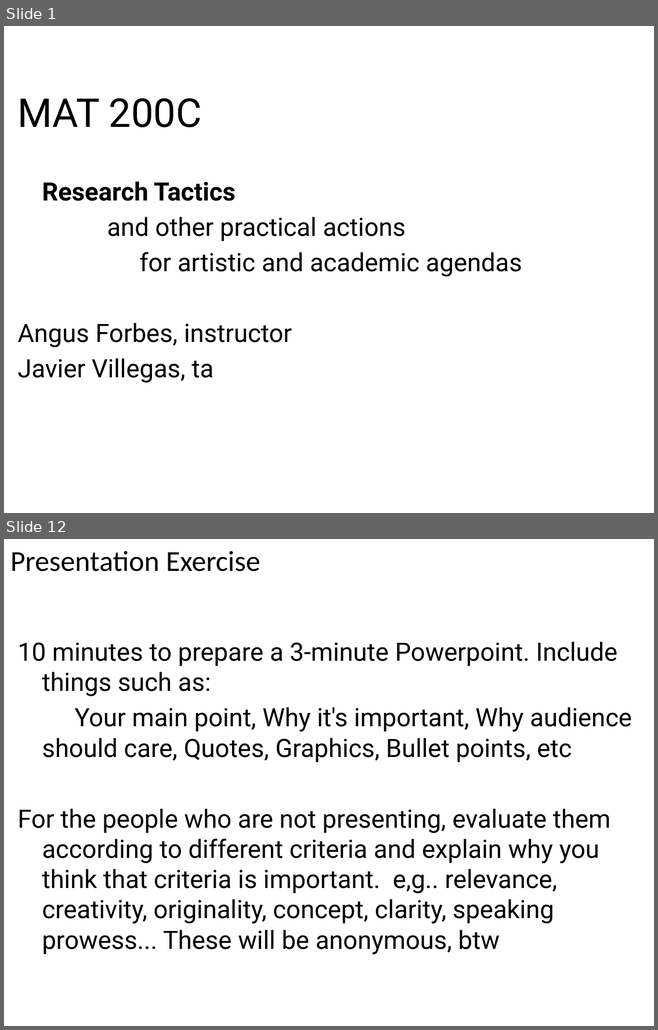
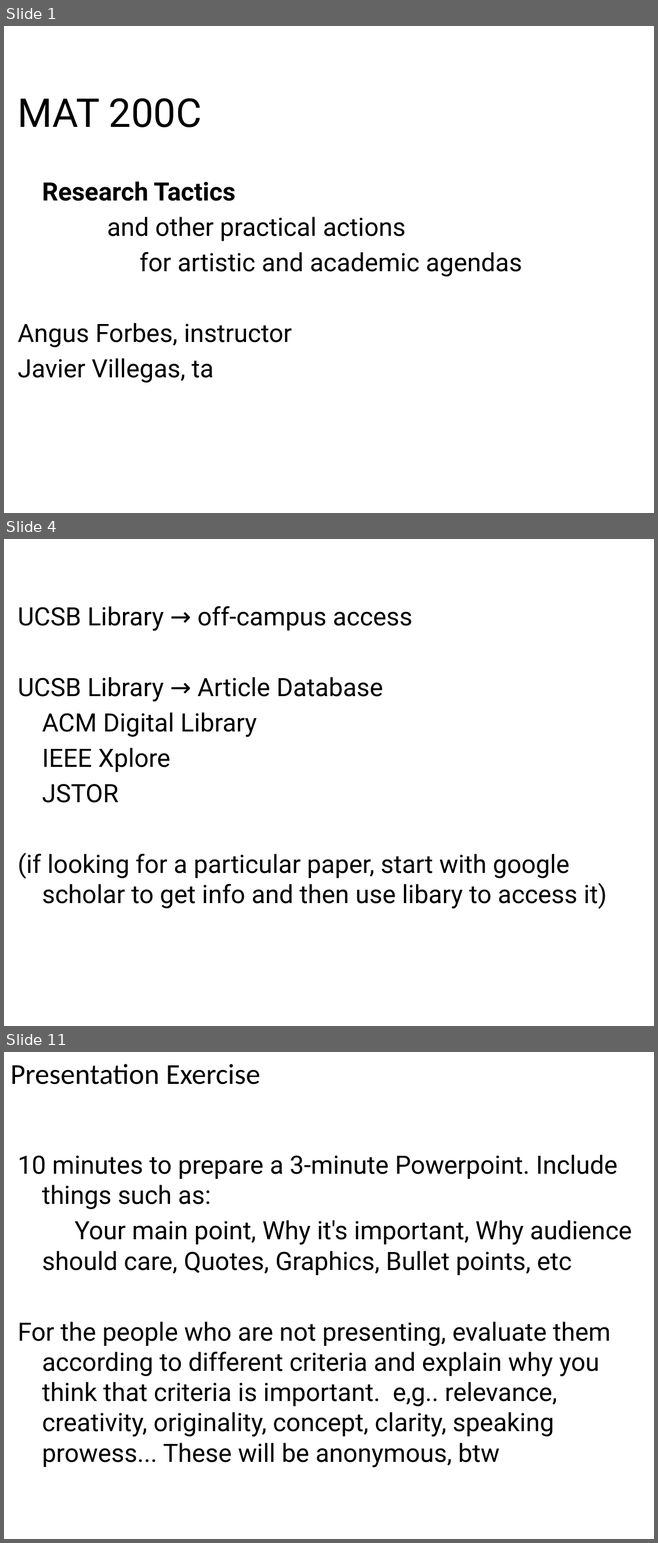
Before and after one commit to angusforbes/mat200c, a slide deck: slides/week2_day1.pptx. Shown one above the other, each under a label of ours: slides 1 and 12 before the commit, slides 1, 4 and 11 after it; the slides between them are not shown. The pictures are 658x1030 and 658x1543 pixels, drawn with LibreOffice and Linux fonts; fonts in the diff are those of the drawing. Boxes give left, top, right and bottom in pixels: in the first picture for what was removed or moved away, otherwise in the second. Text is boxed around its words. In the diff, an @@ line names an element or a change of style, - is before the commit and + after.

```diff
--- a/slides/week2_day1.pptx
+++ b/slides/week2_day1.pptx
@@ slide 4 added at box(4, 539, 654, 1026), background #FFFFFF @@
@@ text added at box(18, 606, 607, 909), 28 pt, text #000000 @@
+UCSB Library → off-campus access
+UCSB Library → Article Database
+ACM Digital Library
+IEEE Xplore
+JSTOR
+(if looking for a particular paper, start with google scholar to get info and then use libary to access it)
@@ what was slide 12 is now slide 11 @@
```
Also in this commit, not shown: 2 slides changed, 7 other slides added, 10 slides removed, 4 other files.
